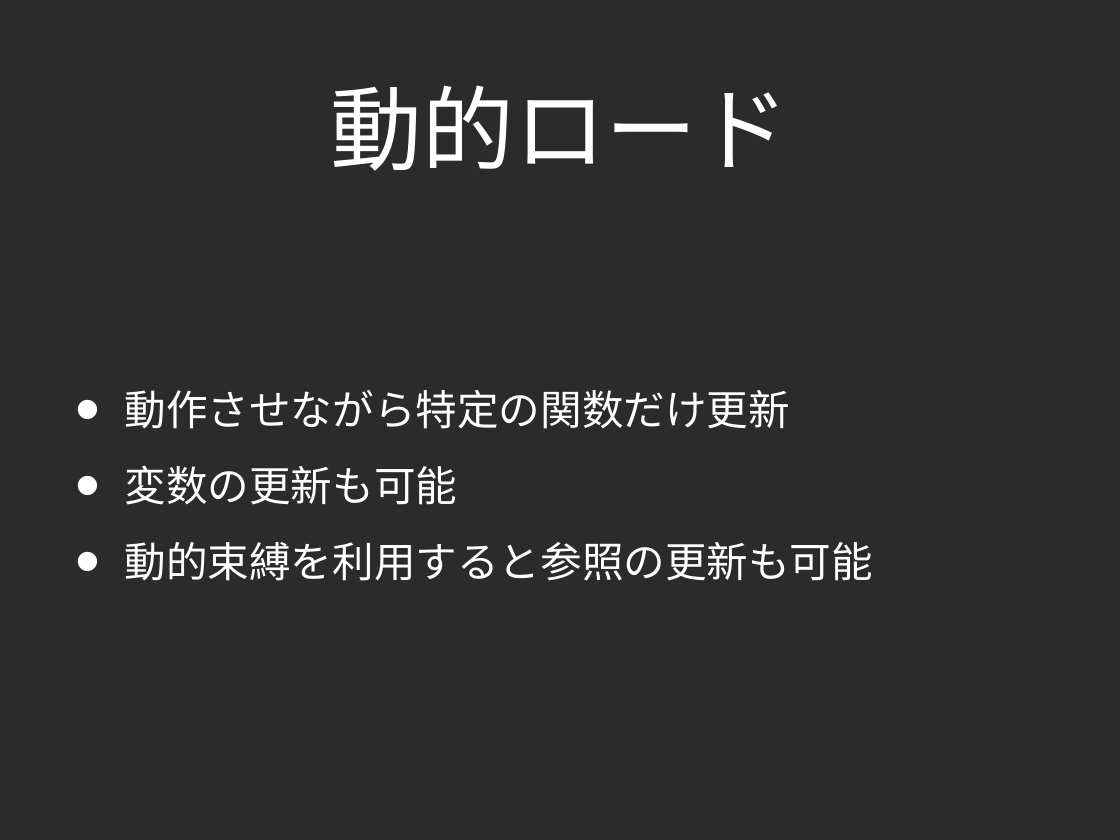
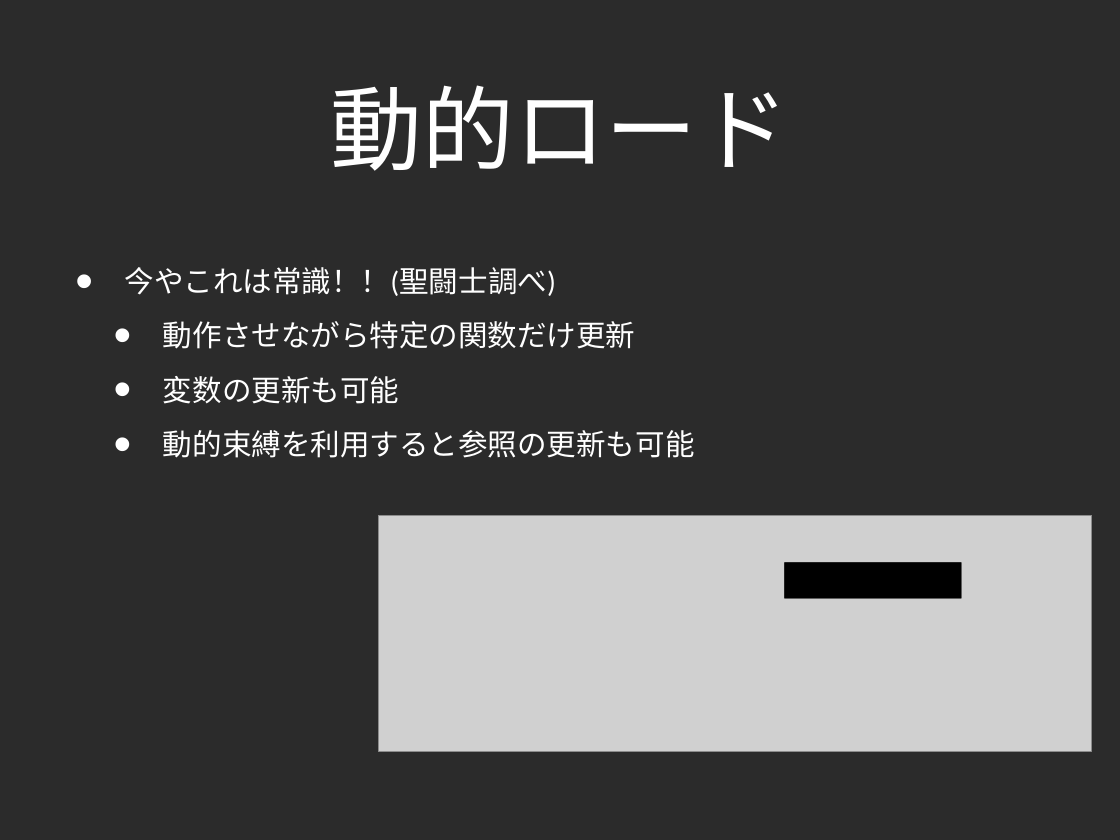
Before and after one commit to lambdasakura/doc, a slide deck: slide 20 of zengeren/fast_game_development_2010:02:12.ppt. Drawn at 1120x840 pixels with LibreOffice and Linux fonts; fonts in the diff are those of the drawing; grey boxes stand for pictures; background and template pictures are left out; a plain dark background stands for a picture behind light text. Boxes give left, top, right and bottom in pixels: in the first picture for what was removed or moved away, otherwise in the second. Text is boxed around its words. In the diff, an @@ line names an element or a change of style, - is before the commit and + after.

```diff
--- a/zengeren/fast_game_development_2010:02:12.ppt
+++ b/zengeren/fast_game_development_2010:02:12.ppt
@@ text at [125,267,556,296]: paragraph added @@
+• 今やこれは常識！！(聖闘士調べ)
@@ text at [163,321,695,458]: size 38 to 27 pt in "動作させながら特定の関数だけ更新", "変数の更新も可能", "動的束縛を利用すると参照の更新も可能"; list level 1 to 2 in "動作させながら特定の関数だけ更新"; list level 1 to 2 in "変数の更新も可能"; list level 1 to 2 in "動的束縛を利用すると参照の更新も可能" @@
@@ picture added at [378,515,1092,751] @@
@@ rectangle added at [784,562,962,599], fill #000000 @@
```
Also in this commit, not shown: 12 other slides changed, 2 slides added, 1 slide removed, 4 other files.
